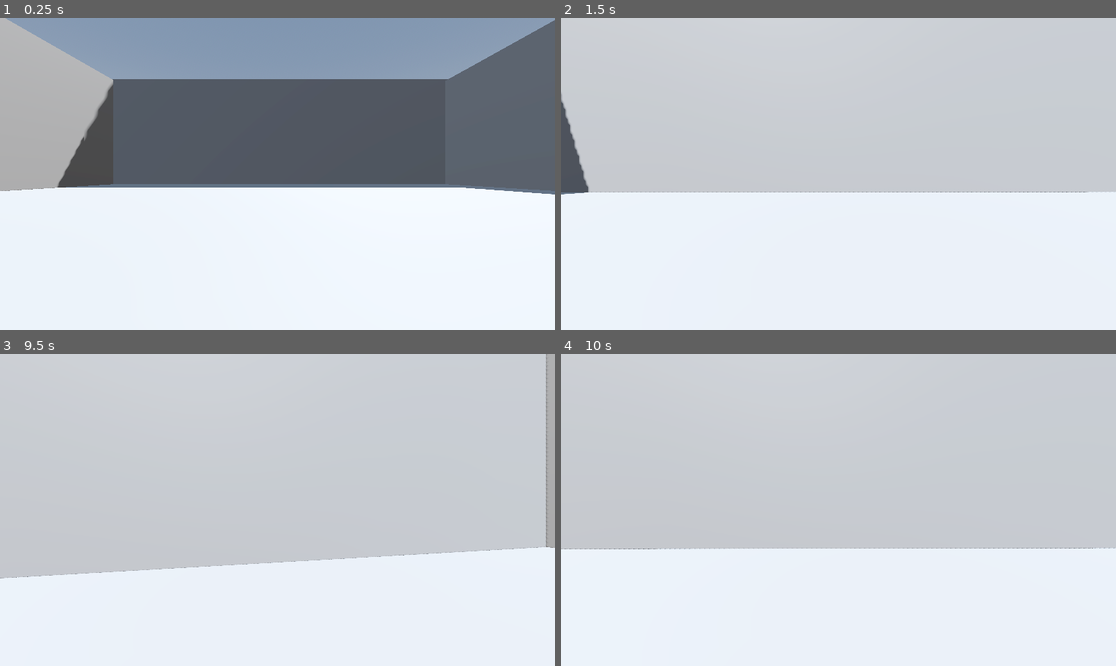
Above: before the commit, frames 1-4 (two rows, left to right).
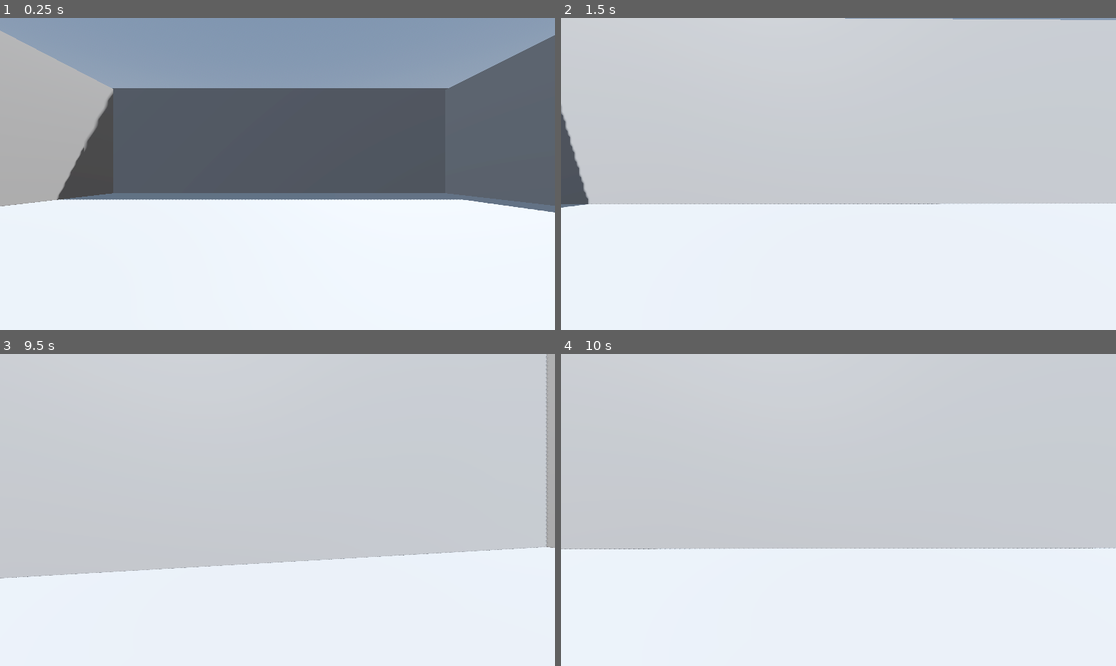
Above: after the commit, the same moments.

Repository: SeminixDev/pandora-boomer-shooter
Game: Godot game, scene res://world.tscn
Two runs of this game, one before a commit and one after it. Both use one fixed random seed, a clock stepped at 60 frames per second and the inputs below.
Inputs:
- Up to frame 1 (0.25 s): no input
- Up to frame 2 (1.5 s): tap Enter (ui_accept) at 0.5, 0.77 s; hold Right (ui_right) 0.53-1.28 s; hold Down (ui_down) from 1.28 s (still down)
- Up to frame 3 (9.5 s): tap Enter (ui_accept) at 1.52, 3.02, 3.77, 4.52, 6.02, 6.77, 7.52, 9.02 s; release Down (ui_down) at 2.03 s; hold Right (ui_right) 2.03-2.78 s; hold Up (ui_up) 2.78-3.53 s; hold Left (ui_left) 3.53-5.03 s; hold Down (ui_down) 5.03-5.78 s; hold Right (ui_right) 5.78-6.53 s; hold Up (ui_up) 6.53-7.28 s; hold Right (ui_right) 7.28-8.03 s; hold Down (ui_down) 8.03-8.78 s; hold Left (ui_left) from 8.78 s (still down)
- Up to frame 4 (10 s): release Left (ui_left) at 9.53 s; hold Up (ui_up) from 9.53 s (still down); tap Enter (ui_accept) at 9.77 s

The runs differ from the first frame. In frame 1, 8.8% of the frame differs, in the area x 0-100%, y 0-63%; in frame 2, 4.3%; in frame 3, less than 0.1%; in frame 4, less than 0.1%.

Commit message:
Update world.tscn
Moved player Up

Diff:
--- a/world.tscn
+++ b/world.tscn
@@ -90,4 +90,4 @@
 shape = SubResource("ConcavePolygonShape3D_pkg7o")
 
 [node name="CharacterBody3D" parent="." unique_id=1346923229 instance=ExtResource("1_f3sb7")]
-transform = Transform3D(1, 0, 0, 0, 1, 0, 0, 0, 1, -0.111974716, 0, 4.33877)
+transform = Transform3D(1, 0, 0, 0, 1, 0, 0, 0, 1, -0.111974716, 1.3048027, 4.33877)
